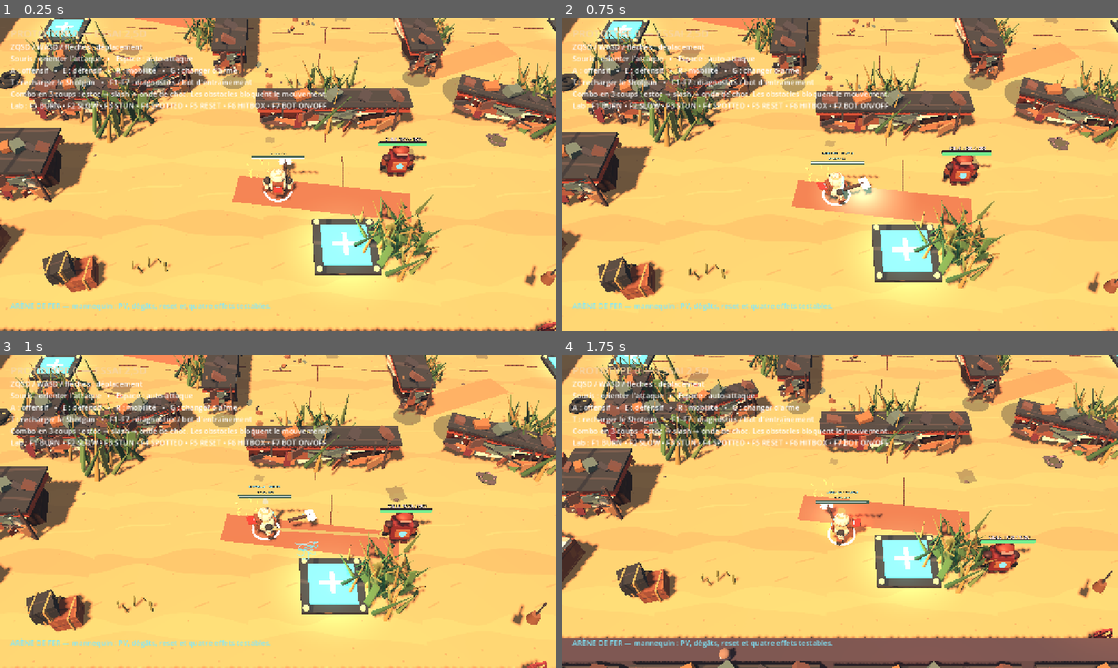
Above: before the commit, frames 1-4 (two rows, left to right).
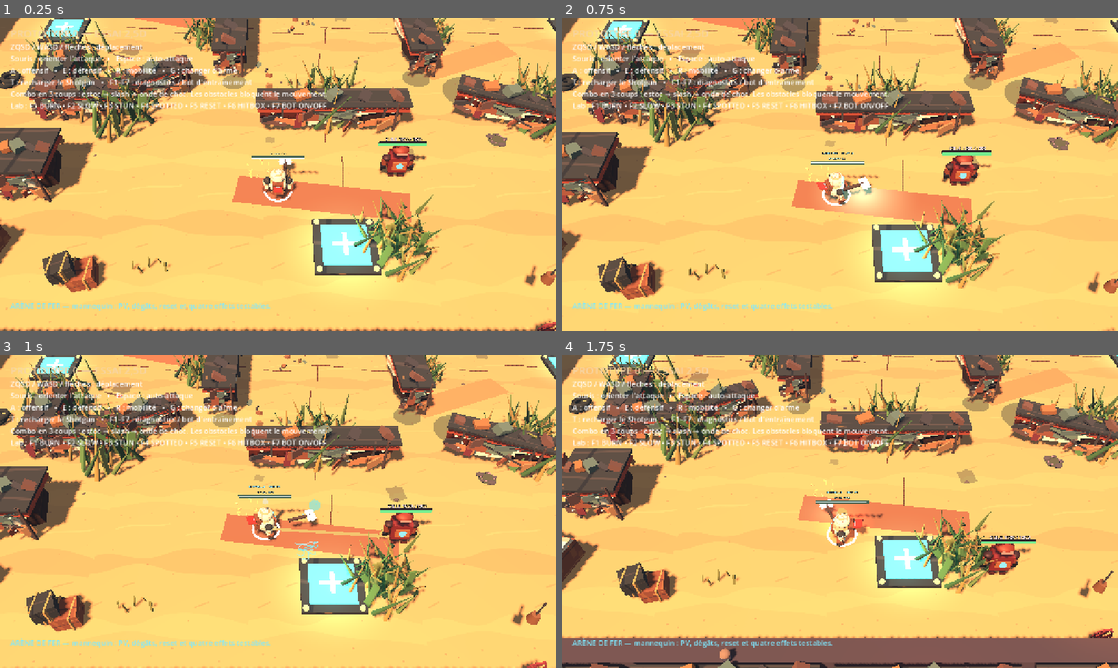
Above: after the commit, the same moments.

Repository: aKoMoses/PROTOTYPE-V0.1
Game: Godot game, scene res://scenes/main.tscn
Same seed, same stepped clock (60 frames per second), same inputs: the game is played once before the commit and once after it.
Inputs (mouse positions are in pixels of both pictures, inside the frame that each line leads up to):
- Up to frame 1 (0.25 s): no input
- Up to frame 2 (0.75 s): move the mouse to (962, 158) at 0.52 s; hold D from 0.53 s (still down); hold Q from 0.53 s (still down); click (962, 158) at 0.67 s
- Up to frame 3 (1 s): keep holding D; keep holding Q; tap Space at 0.77 s
- Up to frame 4 (1.75 s): move the mouse to (728, 527) at 1.27 s; release D at 1.28 s; release Q at 1.28 s; hold S from 1.28 s (still down); tap Z at 1.35 s; tap Space at 1.52 s

Frames 1-2 are identical in both runs. In frame 3, less than 0.1% of the frame differs, in the area x 55-58%, y 46-50%; in frame 4, 4.3%, in the area x 0-100%, y 0-100%.

Commit message:
Polish projectile impacts and combat feedback

Diff:
--- a/scripts/player.gd
+++ b/scripts/player.gd
@@ -126,6 +126,8 @@
 var _weapon_motion_clock := 0.0
 var _axe_light: OmniLight3D
 var _axe_tip: Node3D
+var _player_body_material: StandardMaterial3D
+var _player_core_material: StandardMaterial3D
 var _health_label: Label3D
 var _health_bar_bg: MeshInstance3D
 var _health_bar_fill: MeshInstance3D
@@ -502,7 +504,74 @@
 				_attack_label.text = "BAROUD  •  %d PV" % int(round(passive_state.baroud_health))
 		else:
 			combat_state.apply_damage(effective, source_id, attack_id)
+	flash_impact(bool(result["real_death"]))
 	return effective
+
+
+func flash_impact(critical: bool = false) -> void:
+	if _robot_visuals == null:
+		return
+	var color := Color("#fff0a1") if critical else Color("#ff8064")
+	var base_scale := _robot_visuals.scale
+	var tween := create_tween()
+	tween.tween_property(_robot_visuals, "scale", base_scale * Vector3(1.10, 0.92, 1.10), 0.045)
+	tween.tween_property(_robot_visuals, "scale", base_scale, 0.16).set_trans(Tween.TRANS_BACK).set_ease(Tween.EASE_OUT)
+	if _player_body_material != null:
+		_player_body_material.emission_enabled = true
+		_player_body_material.emission = color
+		_player_body_material.emission_energy_multiplier = 4.5 if critical else 2.8
+		var material_tween := create_tween()
+		material_tween.tween_method(Callable(self, "_clear_player_impact_material"), 0.0, 1.0, 0.16)
+	_spawn_particle_burst(global_position + Vector3.UP * 0.90, color, 16 if critical else 8, 0.30 if critical else 0.22, 4.8 if critical else 3.2, 0.13, -aim_direction, 70.0)
+	var rig := get_tree().current_scene.get_node_or_null("CameraRig") if get_tree().current_scene != null else null
+	if rig != null and rig.has_method("shake"):
+		rig.call("shake", 0.08 if critical else 0.035, 0.12 if critical else 0.05)
+
+
+func _clear_player_impact_material(_unused: float = 0.0) -> void:
+	if _player_body_material != null:
+		_player_body_material.emission_enabled = false
+
+
+func _create_muzzle_burst(origin: Vector3, direction: Vector3, color: Color, scale: float = 1.0) -> void:
+	var flash := MeshInstance3D.new()
+	var flash_mesh := SphereMesh.new()
+	flash_mesh.radius = 0.16 * scale
+	flash_mesh.height = 0.30 * scale
+	flash.mesh = flash_mesh
+	flash.material_override = _create_fx_material(color, 0.98)
+	get_tree().current_scene.add_child(flash)
+	flash.global_position = origin
+	flash.look_at(origin + direction, Vector3.UP)
+	var flash_tween := create_tween()
+	flash_tween.set_parallel(true)
+	flash_tween.tween_property(flash, "scale", Vector3(2.8, 1.0, 1.6), 0.07)
+	flash_tween.tween_method(Callable(self, "_set_material_alpha").bind(flash.material_override), 0.98, 0.0, 0.10)
+	flash_tween.set_parallel(false)
+	flash_tween.tween_callback(flash.queue_free)
+	_spawn_particle_burst(origin, color, 12 if scale < 1.2 else 18, 0.22, 5.0 * scale, 0.10 * scale, direction, 38.0)
+	var ring := MeshInstance3D.new()
+	var ring_mesh := TorusMesh.new()
+	ring_mesh.inner_radius = 0.12 * scale
+	ring_mesh.outer_radius = 0.19 * scale
+	ring.mesh = ring_mesh
+	ring.rotation_degrees.x = 90.0
+	ring.material_override = _create_fx_material(Color("#fff4c2"), 0.92)
+	get_tree().current_scene.add_child(ring)
+	ring.global_position = origin
+	var ring_tween := create_tween()
+	ring_tween.set_parallel(true)
+	ring_tween.tween_property(ring, "scale", Vector3.ONE * 2.2, 0.13)
+	ring_tween.tween_method(Callable(self, "_set_material_alpha").bind(ring.material_override), 0.92, 0.0, 0.16)
+	ring_tween.set_parallel(false)
+	ring_tween.tween_callback(ring.queue_free)
+
+
+func _create_surface_impact_fx(origin: Vector3, direction: Vector3, color: Color = Color("#ff9c52")) -> void:
+	var normal := direction.normalized() if direction.length_squared() > 0.001 else Vector3.UP
+	_create_hit_flash(origin, color, 0.34)
+	_spawn_particle_burst(origin + Vector3.UP * 0.08, color, 10, 0.30, 3.5, 0.11, normal, 55.0)
+	_spawn_particle_burst(origin + Vector3.UP * 0.10, Color("#b78a63"), 8, 0.42, 2.4, 0.14, Vector3.UP, 80.0)
 
 
 func _finalize_passive_death() -> void:
@@ -795,6 +864,7 @@
 	var visual_start := _axe_tip.global_position if _axe_tip != null else _shotgun_attack_origin + Vector3.UP * 0.85 + _shotgun_attack_direction * 0.45
 	if _shotgun_tip != null:
 		visual_start = _shotgun_tip.global_position
+	_create_muzzle_burst(visual_start, _shotgun_attack_direction, Color("#ff9d4e"), 1.35)
 	for index in range(_shotgun_pellet_angles.size()):
 		var angle := deg_to_rad(float(_shotgun_pellet_angles[index]))
 		var direction := _shotgun_attack_direction.rotated(Vector3.UP, angle).normalized()
@@ -916,7 +986,7 @@
 		if did_hit:
 			_create_hit_flash(endpoint, Color("#fff0a1"), 0.42)
 		else:
-			_spawn_particle_burst(endpoint + Vector3.UP * 0.08, Color("#ff8a43"), 5, 0.18, 2.4, 0.08, direction, 35.0)
+			_create_surface_impact_fx(endpoint, -direction, Color("#ff8a43"))
 		_resolve_shotgun_projectile(salvo, index, did_hit, target, distance)
 		projectile.queue_free()
 	)
@@ -937,6 +1007,7 @@
 	salvo["valid_hits"] = int(salvo["valid_hits"]) + 1
 	salvo["base_damage_sum"] = float(salvo["base_damage_sum"]) + damage
 	_create_target_hit_fx(target.global_position, false)
+	target.call("flash_impact", false)
 	if int(salvo["valid_hits"]) == _shotgun_pellet_angles.size() and not bool(salvo["critical_applied"]):
 		salvo["critical_applied"] = true
 		var bonus := float(salvo["base_damage_sum"]) * (CRIT_MULTIPLIER - 1.0)
@@ -944,6 +1015,7 @@
 		target.call("take_damage", bonus, "player", bonus_id)
 		target.call("apply_burn", COMBAT_DATA.BURN_DURATION, COMBAT_DATA.BURN_DAMAGE_PER_SECOND, "player:shotgun")
 		target.call("flash_impact", true)
+		_create_target_hit_fx(target.global_position, true)
 
 
 func _shotgun_damage_at_distance(distance: float) -> float:
@@ -1367,7 +1439,11 @@
 	drone.mesh = drone_mesh
 	drone.material_override = _create_fx_material(Color("#45ddff"), 0.96)
 	get_tree().current_scene.add_child(drone)
-	drone.global_position = _module_visual_start(direction)
+	var visual_start := _module_visual_start(direction)
+	drone.global_position = visual_start
+	drone.look_at(visual_start + direction, Vector3.UP)
+	_decorate_drone_projectile(drone)
+	_create_muzzle_burst(visual_start, direction, Color("#45ddff"), 0.82)
 	var travel := maxf(0.05, distance / _drone_speed)
 	var tween := create_tween()
 	tween.set_trans(Tween.TRANS_LINEAR).set_ease(Tween.EASE_IN_OUT)
@@ -1381,9 +1457,46 @@
 				_create_target_hit_fx(target.global_position, false)
 				target.call("flash_impact", false)
 			_create_hit_flash(endpoint, Color("#8ff7ff"), 0.50)
+		else:
+			_create_surface_impact_fx(endpoint, -direction, Color("#45ddff"))
 		drone.queue_free()
 		_module_busy = false
 	)
+
+
+func _decorate_drone_projectile(drone: Node3D) -> void:
+	var core := MeshInstance3D.new()
+	var core_mesh := SphereMesh.new()
+	core_mesh.radius = _drone_collision_radius * 0.55
+	core_mesh.height = _drone_collision_radius * 1.1
+	core.mesh = core_mesh
+	core.material_override = _create_fx_material(Color("#d8ffff"), 1.0)
+	drone.add_child(core)
+	var orbit := MeshInstance3D.new()
+	var orbit_mesh := TorusMesh.new()
+	orbit_mesh.inner_radius = 0.17
+	orbit_mesh.outer_radius = 0.22
+	orbit_mesh.rings = 8
+	orbit_mesh.ring_segments = 14
+	orbit.mesh = orbit_mesh
+	orbit.rotation_degrees.x = 90.0
+	orbit.material_override = _create_fx_material(Color("#7cf4ff"), 0.90)
+	drone.add_child(orbit)
+	var trail := MeshInstance3D.new()
+	var trail_mesh := CylinderMesh.new()
+	trail_mesh.top_radius = 0.018
+	trail_mesh.bottom_radius = 0.09
+	trail_mesh.height = 0.65
+	trail.mesh = trail_mesh
+	trail.rotation_degrees.x = -90.0
+	trail.position.z = 0.34
+	trail.material_override = _create_fx_material(Color("#2fa6d8"), 0.34)
+	drone.add_child(trail)
+	var pulse := drone.create_tween().set_loops()
+	pulse.tween_property(orbit, "rotation_degrees", Vector3(90.0, 0.0, 180.0), 0.16).set_trans(Tween.TRANS_SINE)
+	pulse.tween_property(orbit, "rotation_degrees", Vector3(90.0, 0.0, 360.0), 0.16).set_trans(Tween.TRANS_SINE)
+	pulse.tween_property(drone, "scale", Vector3.ONE * 1.18, 0.10)
+	pulse.tween_property(drone, "scale", Vector3.ONE, 0.10)
 
 
 func _select_javelin_target(origin: Vector3, direction: Vector3) -> Node:
@@ -1438,14 +1551,17 @@
 	var spear := MeshInstance3D.new()
 	spear.name = "JavelinProjectile"
 	var spear_mesh := CylinderMesh.new()
-	spear_mesh.top_radius = 0.07
-	spear_mesh.bottom_radius = 0.07
+	spear_mesh.top_radius = 0.025
+	spear_mesh.bottom_radius = 0.11
 	spear_mesh.height = 0.58
 	spear.mesh = spear_mesh
 	spear.material_override = _create_fx_material(Color("#ffe48b"), 0.96)
 	get_tree().current_scene.add_child(spear)
-	spear.global_position = _module_visual_start(direction)
+	var visual_start := _module_visual_start(direction)
+	spear.global_position = visual_start
 	spear.look_at(endpoint, Vector3.UP)
+	_decorate_javelin_projectile(spear)
+	_create_muzzle_burst(visual_start, direction, Color("#ffe48b"), 0.90)
 	var travel := maxf(0.04, distance / _javelin_speed)
 	var tween := create_tween()
 	tween.set_trans(Tween.TRANS_LINEAR).set_ease(Tween.EASE_IN_OUT)
@@ -1459,9 +1575,37 @@
 				_create_target_hit_fx(target.global_position, true)
 				target.call("flash_impact", true)
 			_create_hit_flash(endpoint, Color("#fff0a1"), 0.65)
+		else:
+			_create_surface_impact_fx(endpoint, -direction, Color("#ffcf6a"))
 		spear.queue_free()
 		_module_busy = false
 	)
+
+
+func _decorate_javelin_projectile(spear: Node3D) -> void:
+	var core := MeshInstance3D.new()
+	var core_mesh := CylinderMesh.new()
+	core_mesh.top_radius = 0.012
+	core_mesh.bottom_radius = 0.035
+	core_mesh.height = 0.48
+	core.mesh = core_mesh
+	core.rotation_degrees.x = -90.0
+	core.position.z = -0.03
+	core.material_override = _create_fx_material(Color("#fff4c2"), 1.0)
+	spear.add_child(core)
+	var trail := MeshInstance3D.new()
+	var trail_mesh := CylinderMesh.new()
+	trail_mesh.top_radius = 0.012
+	trail_mesh.bottom_radius = 0.07
+	trail_mesh.height = 0.86
+	trail.mesh = trail_mesh
+	trail.rotation_degrees.x = -90.0
+	trail.position.z = 0.48
+	trail.material_override = _create_fx_material(Color("#ff9e45"), 0.30)
+	spear.add_child(trail)
+	var pulse := spear.create_tween().set_loops()
+	pulse.tween_property(spear, "scale", Vector3(1.14, 1.0, 1.14), 0.10)
+	pulse.tween_property(spear, "scale", Vector3.ONE, 0.14)
 
 
 func _recast_javelin() -> void:
@@ -1903,6 +2047,8 @@
 		_spawn_particle_burst(tip_position, Color("#a9f5ff"), 16 if did_hit else 8, 0.32, 5.0, 0.16, tip_forward, 42.0)
 		if did_hit:
 			_create_hit_flash(impact_point, Color("#a9f5ff"), 0.65)
+		else:
+			_create_surface_impact_fx(impact_point, -tip_forward, Color("#62e7ff"))
 	elif step == 1:
 		var center := tip_position
 		var forward := tip_forward
@@ -1913,6 +2059,8 @@
 		_spawn_particle_burst(tip_position, Color("#55e9ff"), 22 if did_hit else 12, 0.42, 4.0, 0.14, tip_forward, 70.0)
 		if did_hit:
 			_create_hit_flash(impact_point, Color("#72edff"), 0.8)
+		else:
+			_create_surface_impact_fx(impact_point, -forward, Color("#52d9ef"))
 	else:
 		if phase == "center":
 			_create_hit_flash(impact_point, Color("#fff0a1"), 0.90)
@@ -2301,6 +2449,7 @@
 	body.mesh = body_mesh
 	body.position.y = 0.8
 	body.material_override = _robot_textured_material(Color.WHITE, 0.78, ROBOT_CREAM_TEXTURE)
+	_player_body_material = body.material_override as StandardMaterial3D
 	visuals.add_child(body)
 	_register_locomotion_node(body, "body")
 
@@ -2341,6 +2490,7 @@
 	core.position = Vector3(0.0, 0.90, -0.61)
 	core.scale = Vector3(1.35, 0.72, 0.48)
 	core.material_override = _material(Color("#49e8f1"), 0.16, Color("#22d8e8"))
+	_player_core_material = core.material_override as StandardMaterial3D
 	visuals.add_child(core)
 	_register_locomotion_node(core, "body")
 	_add_robot_arm(visuals, -1.0)
--- a/scripts/target_dummy.gd
+++ b/scripts/target_dummy.gd
@@ -23,6 +23,7 @@
 var _stun_fx: MeshInstance3D
 var _spotted_fx: Label3D
 var _spotted_emblem: MeshInstance3D
+var _spotted_pupil: MeshInstance3D
 var _spotted_light: OmniLight3D
 var _javelin_mark_label: Label3D
 var _javelin_mark_until := -1.0
@@ -303,7 +304,38 @@
 		_impact_light.light_energy = 7.0 if critical else 4.0
 		var light_tween := create_tween()
 		light_tween.tween_property(_impact_light, "light_energy", 0.0, 0.20)
+	_spawn_target_impact_fx(critical)
 	tween.tween_callback(_clear_impact_flash)
+
+
+func _spawn_target_impact_fx(critical: bool) -> void:
+	var origin := global_position + Vector3.UP * (0.92 if not critical else 1.05)
+	var color := Color("#fff0a1") if critical else Color("#ff7052")
+	var particles := GPUParticles3D.new()
+	particles.name = "TargetImpactSparks"
+	particles.amount = 20 if critical else 10
+	particles.lifetime = 0.32 if critical else 0.22
+	particles.one_shot = true
+	particles.explosiveness = 1.0
+	particles.visibility_aabb = AABB(Vector3(-4.0, -4.0, -4.0), Vector3(8.0, 8.0, 8.0))
+	var process_material := ParticleProcessMaterial.new()
+	process_material.direction = Vector3.UP
+	process_material.spread = 70.0
+	process_material.initial_velocity_min = 3.0 if not critical else 4.8
+	process_material.initial_velocity_max = 4.6 if not critical else 6.8
+	process_material.gravity = Vector3(0.0, -9.0, 0.0)
+	process_material.scale_min = 0.06
+	process_material.scale_max = 0.14 if critical else 0.10
+	particles.process_material = process_material
+	var spark_mesh := SphereMesh.new()
+	spark_mesh.radius = 0.08
+	spark_mesh.height = 0.16
+	spark_mesh.material = _effect_material(color, color)
+	particles.draw_pass_1 = spark_mesh
+	get_tree().current_scene.add_child(particles)
+	particles.global_position = origin
+	particles.emitting = true
+	get_tree().create_timer(particles.lifetime + 0.30).timeout.connect(particles.queue_free)
 
 
 func _clear_impact_flash() -> void:
@@ -535,6 +567,14 @@
 		flame.position = Vector3(-0.30 + float(index) * 0.30, 1.48 + float(index % 2) * 0.28, 0.70)
 		flame.material_override = _effect_material(Color("#ff7b3e"), Color("#ff3d1e"))
 		_burn_fx.add_child(flame)
+	for index in range(3):
+		var ember := MeshInstance3D.new()
+		var ember_mesh := BoxMesh.new()
+		ember_mesh.size = Vector3(0.06, 0.16, 0.06)
+		ember.mesh = ember_mesh
+		ember.position = Vector3(-0.36 + float(index) * 0.36, 1.68 + float(index % 2) * 0.22, 0.74)
+		ember.material_override = _effect_material(Color("#ffd37a"), Color("#ff5a25"))
+		_burn_fx.add_child(ember)
 	add_child(_burn_fx)
 	_burn_light = OmniLight3D.new()
 	_burn_light.name = "BurnLight"
@@ -591,26 +631,49 @@
 	_stun_fx.rotation_degrees.x = 90.0
 	_stun_fx.material_override = _effect_material(Color("#ffe16a"), Color("#ffb52e"))
 	add_child(_stun_fx)
+	for index in range(4):
+		var stun_spark := MeshInstance3D.new()
+		var stun_mesh := BoxMesh.new()
+		stun_mesh.size = Vector3(0.06, 0.30, 0.06)
+		stun_spark.mesh = stun_mesh
+		var angle := TAU * float(index) / 4.0
+		stun_spark.position = Vector3(cos(angle) * 0.50, 2.22, sin(angle) * 0.50)
+		stun_spark.rotation_degrees.z = -32.0 if index % 2 == 0 else 32.0
+		stun_spark.material_override = _effect_material(Color("#fff2a4"), Color("#ff9d2e"))
+		_stun_fx.add_child(stun_spark)
 
 	_spotted_fx = Label3D.new()
 	_spotted_fx.name = "SpottedEye"
-	_spotted_fx.text = "◉"
+	_spotted_fx.text = "◎"
 	_spotted_fx.position = Vector3(-0.10, 4.08, 0.0)
 	_spotted_fx.billboard = BaseMaterial3D.BILLBOARD_ENABLED
-	_spotted_fx.font_size = 96
-	_spotted_fx.outline_size = 14
-	_spotted_fx.modulate = Color("#d8ffff")
+	_spotted_fx.font_size = 118
+	_spotted_fx.outline_size = 18
+	_spotted_fx.modulate = Color("#efffff")
 	add_child(_spotted_fx)
 	_spotted_emblem = MeshInstance3D.new()
 	_spotted_emblem.name = "SpottedEmblem"
-	var spotted_emblem_mesh := SphereMesh.new()
-	spotted_emblem_mesh.radius = 0.29
-	spotted_emblem_mesh.height = 0.14
+	var spotted_emblem_mesh := TorusMesh.new()
+	spotted_emblem_mesh.inner_radius = 0.20
+	spotted_emblem_mesh.outer_radius = 0.30
+	spotted_emblem_mesh.rings = 10
+	spotted_emblem_mesh.ring_segments = 20
 	_spotted_emblem.mesh = spotted_emblem_mesh
 	_spotted_emblem.position = Vector3(-0.10, 3.86, 0.0)
-	_spotted_emblem.scale = Vector3(2.0, 1.0, 1.0)
+	_spotted_emblem.rotation_degrees.x = 90.0
+	_spotted_emblem.scale = Vector3(1.15, 1.0, 1.15)
 	_spotted_emblem.material_override = _effect_material(Color("#9ffaff"), Color("#38d5e6"))
 	add_child(_spotted_emblem)
+	_spotted_pupil = MeshInstance3D.new()
+	_spotted_pupil.name = "SpottedPupil"
+	var pupil_mesh := SphereMesh.new()
+	pupil_mesh.radius = 0.12
+	pupil_mesh.height = 0.08
+	_spotted_pupil.mesh = pupil_mesh
+	_spotted_pupil.position = Vector3(-0.10, 3.86, -0.02)
+	_spotted_pupil.scale = Vector3(1.0, 0.55, 1.0)
+	_spotted_pupil.material_override = _effect_material(Color("#e8ffff"), Color("#ffffff"))
+	add_child(_spotted_pupil)
 	_spotted_light = OmniLight3D.new()
 	_spotted_light.name = "SpottedLight"
 	_spotted_light.light_color = Color("#38d5e6")
@@ -696,7 +759,10 @@
 		_spotted_fx.scale = Vector3.ONE * (1.0 + sin(_effect_clock * 5.0) * 0.12)
 	if _spotted_emblem != null:
 		_spotted_emblem.visible = spotted
-		_spotted_emblem.scale = Vector3(2.0, 1.0, 1.0) * (1.0 + sin(_effect_clock * 5.0) * 0.10)
+		_spotted_emblem.scale = Vector3(1.15, 1.0, 1.15) * (1.0 + sin(_effect_clock * 5.0) * 0.10)
+	if _spotted_pupil != null:
+		_spotted_pupil.visible = spotted
+		_spotted_pupil.scale = Vector3.ONE * (1.0 + sin(_effect_clock * 6.0) * 0.08)
 	if _spotted_light != null:
 		_spotted_light.light_energy = (2.0 + sin(_effect_clock * 7.0) * 0.45) if spotted else 0.0
 	if _javelin_mark_label != null:
--- a/scripts/training_bot.gd
+++ b/scripts/training_bot.gd
@@ -234,11 +234,12 @@
 	if not player.has_method("take_damage"):
 		return
 	_attack_serial += 1
-	_spawn_attack_visual(player)
-	player.call("take_damage", ATTACK_DAMAGE, "training_bot", "training_bot:%d" % _attack_serial)
-
-
-func _spawn_attack_visual(player: Node3D) -> void:
+	# Le dégât est résolu à l'arrivée du projectile : le flash, la secousse et
+	# l'impact visuel restent ainsi synchronisés avec le tir réellement affiché.
+	_spawn_attack_visual(player, "training_bot:%d" % _attack_serial)
+
+
+func _spawn_attack_visual(player: Node3D, attack_id: String) -> void:
 	var bot_body := get_parent() as Node3D
 	var scene := get_tree().current_scene if get_tree() != null else null
 	if bot_body == null or scene == null:
@@ -251,6 +252,7 @@
 	scene.add_child(tracer)
 	tracer.global_position = start_position
 	tracer.look_at(start_position + direction, Vector3.UP)
+	_spawn_muzzle_visual(scene, start_position, direction)
 	var projectile_mesh := CylinderMesh.new()
 	projectile_mesh.top_radius = 0.035
 	projectile_mesh.bottom_radius = 0.16
@@ -298,8 +300,60 @@
 	pulse.tween_property(slug, "scale", Vector3.ONE, 0.08).set_trans(Tween.TRANS_SINE)
 	var travel := tracer.create_tween()
 	travel.tween_property(tracer, "global_position", impact_position, PROJECTILE_TRAVEL_TIME).set_trans(Tween.TRANS_QUAD).set_ease(Tween.EASE_OUT)
-	travel.tween_callback(Callable(self, "_spawn_impact_visual").bind(scene, impact_position))
+	travel.tween_callback(Callable(self, "_resolve_projectile").bind(player, scene, impact_position, attack_id))
 	travel.tween_callback(tracer.queue_free)
+
+
+func _resolve_projectile(player: Node3D, scene: Node, impact_position: Vector3, attack_id: String) -> void:
+	if player != null and is_instance_valid(player) and player.has_method("take_damage"):
+		player.call("take_damage", ATTACK_DAMAGE, "training_bot", attack_id)
+	_spawn_impact_visual(scene, impact_position)
+
+
+func _spawn_muzzle_visual(scene: Node, origin: Vector3, direction: Vector3) -> void:
+	var flash := MeshInstance3D.new()
+	var flash_mesh := SphereMesh.new()
+	flash_mesh.radius = 0.16
+	flash_mesh.height = 0.30
+	flash.mesh = flash_mesh
+	flash.material_override = _fx_material(Color("#ffe0a1"), 0.98, Color("#ff4b25"))
+	scene.add_child(flash)
+	flash.global_position = origin + direction * 0.22
+	var flash_tween := flash.create_tween()
+	flash_tween.set_parallel(true)
+	flash_tween.tween_property(flash, "scale", Vector3(2.2, 1.0, 1.5), 0.08)
+	flash_tween.tween_property(flash.material_override, "albedo_color", Color(1.0, 0.55, 0.30, 0.0), 0.10)
+	flash_tween.set_parallel(false)
+	flash_tween.tween_callback(flash.queue_free)
+	_spawn_particle_burst(scene, origin, Color("#ff8b43"), 10, 3.6, 0.18, direction)
+
+
+func _spawn_particle_burst(scene: Node, origin: Vector3, color: Color, amount: int, speed: float, lifetime: float, direction: Vector3) -> void:
+	var particles := GPUParticles3D.new()
+	particles.name = "TrainingBotBurst"
+	particles.amount = amount
+	particles.lifetime = lifetime
+	particles.one_shot = true
+	particles.explosiveness = 1.0
+	particles.visibility_aabb = AABB(Vector3(-4.0, -4.0, -4.0), Vector3(8.0, 8.0, 8.0))
+	var process_material := ParticleProcessMaterial.new()
+	process_material.direction = direction.normalized()
+	process_material.spread = 40.0
+	process_material.initial_velocity_min = speed * 0.55
+	process_material.initial_velocity_max = speed
+	process_material.gravity = Vector3(0.0, -4.0, 0.0)
+	process_material.scale_min = 0.045
+	process_material.scale_max = 0.09
+	particles.process_material = process_material
+	var spark_mesh := SphereMesh.new()
+	spark_mesh.radius = 0.055
+	spark_mesh.height = 0.11
+	spark_mesh.material = _fx_material(color, 0.95, color)
+	particles.draw_pass_1 = spark_mesh
+	scene.add_child(particles)
+	particles.global_position = origin
+	particles.emitting = true
+	scene.get_tree().create_timer(lifetime + 0.25).timeout.connect(particles.queue_free)
 
 
 func _fx_material(color: Color, alpha: float, emission: Color) -> StandardMaterial3D:
@@ -342,6 +396,22 @@
 	var pulse := impact.create_tween()
 	pulse.tween_property(impact, "scale", Vector3.ONE * 2.2, 0.18).set_trans(Tween.TRANS_QUAD).set_ease(Tween.EASE_OUT)
 	pulse.tween_callback(impact.queue_free)
+	var ring := MeshInstance3D.new()
+	var ring_mesh := TorusMesh.new()
+	ring_mesh.inner_radius = 0.22
+	ring_mesh.outer_radius = 0.30
+	ring.mesh = ring_mesh
+	ring.rotation_degrees.x = 90.0
+	ring.material_override = _fx_material(Color("#ffd38b"), 0.92, Color("#ff572f"))
+	scene.add_child(ring)
+	ring.global_position = impact_position + Vector3.DOWN * 0.18
+	var ring_tween := ring.create_tween()
+	ring_tween.set_parallel(true)
+	ring_tween.tween_property(ring, "scale", Vector3.ONE * 2.0, 0.24)
+	ring_tween.tween_property(ring.material_override, "albedo_color", Color(1.0, 0.45, 0.22, 0.0), 0.24)
+	ring_tween.set_parallel(false)
+	ring_tween.tween_callback(ring.queue_free)
+	_spawn_particle_burst(scene, impact_position, Color("#ff7440"), 18, 4.8, 0.28, Vector3.UP)
 	var fade := flash.create_tween()
 	fade.tween_property(flash, "light_energy", 0.0, 0.18)
 	fade.tween_callback(flash.queue_free)
--- a/tools/capture_scene.gd
+++ b/tools/capture_scene.gd
@@ -20,8 +20,13 @@
 		if capture_player != null:
 			capture_player.position = Vector3(float(arguments[1]), 0.0, float(arguments[2]))
 	if arguments.size() >= 4 and arguments[3] == "effects":
+		var capture_player := scene.get_node_or_null("Player") as Node3D
 		var capture_target := scene.get_node_or_null("TargetDummy")
-		if capture_target != null:
+		if capture_player != null and capture_target != null:
+			capture_player.position = Vector3.ZERO
+			capture_target.position = Vector3(0.0, 0.0, -2.6)
+			capture_target.call("set_training_bot_enabled", false)
+			capture_target.call("reset_combat_state")
 			capture_target.call("apply_burn", 3.5, 20.0, "capture")
 			capture_target.call("apply_slow", 1.5, 30.0, "capture")
 			capture_target.call("apply_stun", 1.5, "capture")
@@ -50,7 +55,7 @@
 			shotgun_target.call("reset_combat_state")
 			shotgun_player.call("_perform_shotgun_attack")
 			print("CAPTURE SHOTGUN: salvo started")
-	if arguments.size() >= 4 and arguments[3] == "bot":
+	if arguments.size() >= 4 and (arguments[3] == "bot" or arguments[3] == "bot_impact"):
 		var bot_player := scene.get_node_or_null("Player")
 		var bot_target := scene.get_node_or_null("TargetDummy")
 		if bot_player != null and bot_target != null:
@@ -104,6 +109,7 @@
 			"shotgun_live": settle_frames = 6
 			"shotgun": settle_frames = 22
 			"bot": settle_frames = 18
+			"bot_impact": settle_frames = 44
 			"drone", "javelin": settle_frames = 32
 			"magnetic": settle_frames = 18
 			"stasis", "baroud": settle_frames = 12
--- a/tools/test_electro_axe.gd
+++ b/tools/test_electro_axe.gd
@@ -13,6 +13,9 @@
 	if player == null or target == null:
 		_failures.append("Player ou TargetDummy introuvable")
 	else:
+		# Le bot d'entraînement est actif dans la scène jouable ; cette suite
+		# vérifie les formes d'attaque à position fixe et doit donc le neutraliser.
+		target.call("set_training_bot_enabled", false)
 		await _test_combo_damage(player, target, 0.8, 320.0, "combo centre")
 		await _test_combo_damage(player, target, 2.0, 215.0, "combo onde")
 		await _test_obstacle_blocks(player, target, scene)
Binary file added: captures/prototype0_fx_pass_axe.png
Binary file added: captures/prototype0_fx_pass_bot.png
Binary file added: captures/prototype0_fx_pass_drone.png
Binary file added: captures/prototype0_fx_pass_effects.png
Binary file added: captures/prototype0_fx_pass_shotgun.png
Binary file added: captures/prototype0_fx_pass_shotgun_live.png
Not shown, changed: README.md
